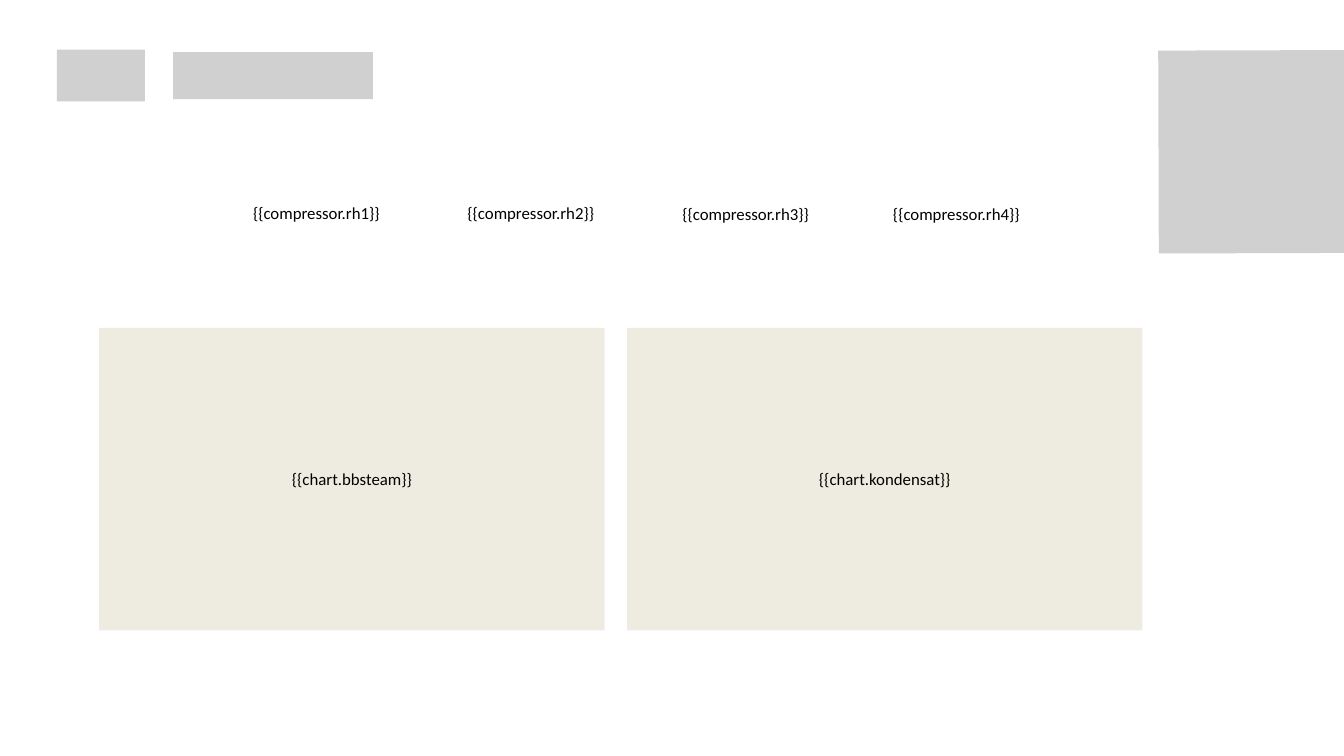
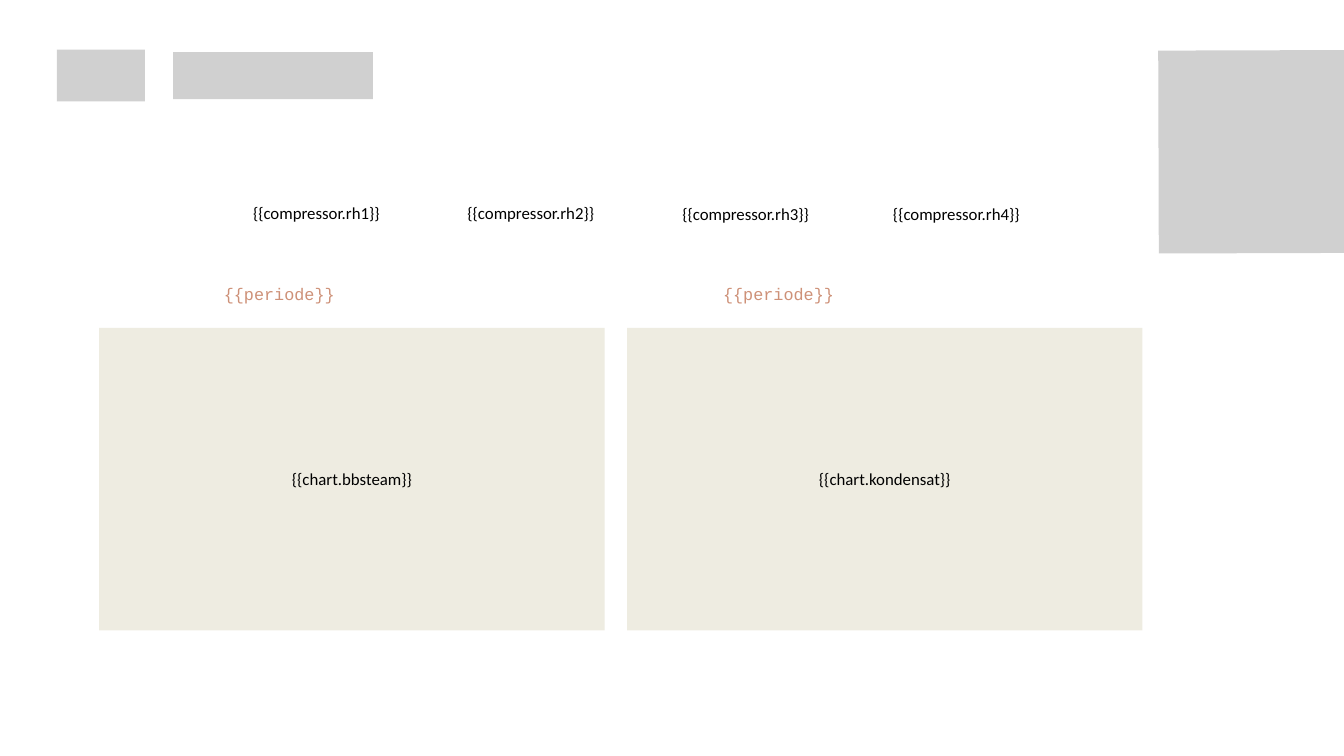
Before and after one commit to Praja04/Engineering, a slide deck: slide 2 of public/assets/templates/pptx/template_eut.pptx. Drawn at 1344x756 pixels with LibreOffice and Linux fonts; fonts in the diff are those of the drawing; grey boxes stand for pictures. Boxes give left, top, right and bottom in pixels: in the first picture for what was removed or moved away, otherwise in the second. Text is boxed around its words. In the diff, an @@ line names an element or a change of style, - is before the commit and + after.

```diff
--- a/public/assets/templates/pptx/template_eut.pptx
+++ b/public/assets/templates/pptx/template_eut.pptx
@@ text added at (224, 288, 335, 304), 18 pt, text #CE9178 @@
+{{periode}}
@@ text added at (723, 288, 834, 304), 18 pt, text #CE9178 @@
+{{periode}}
```
Also in this commit, not shown: 2 slides added, 1 slide removed.
